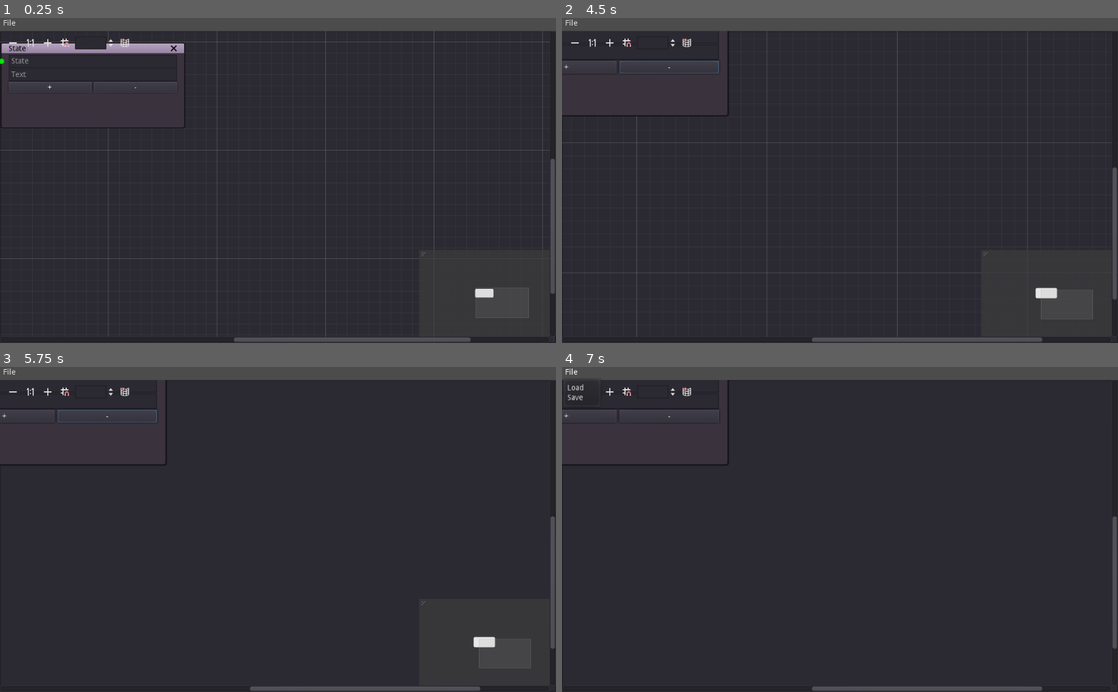
Above: before the commit, frames 1-4 (two rows, left to right).
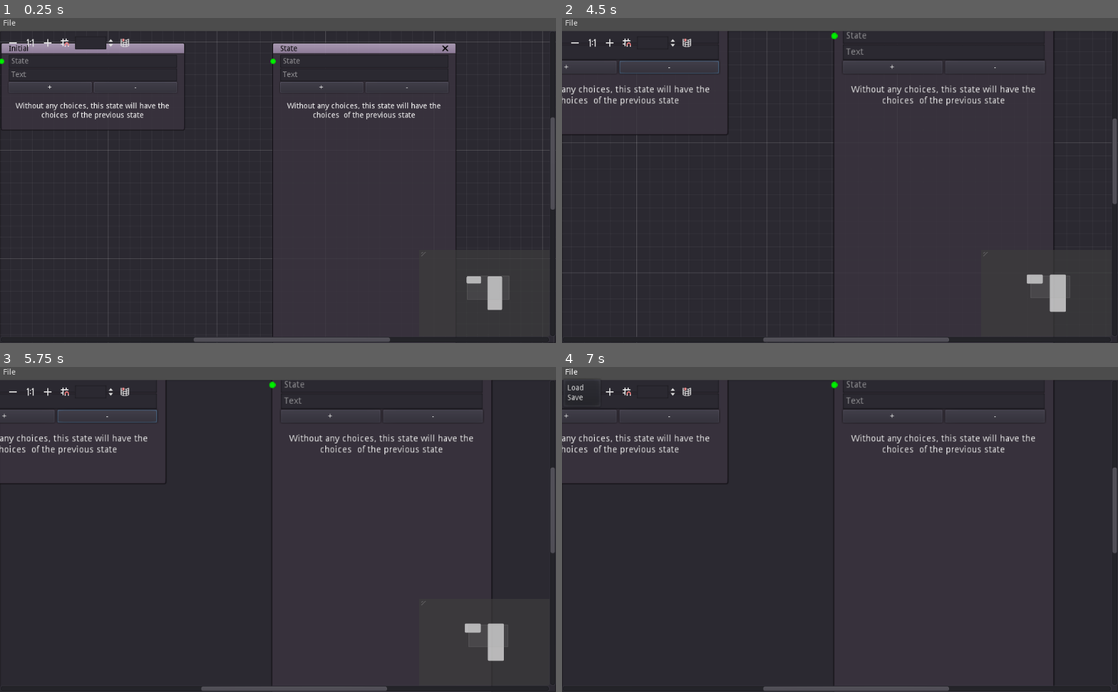
Above: after the commit, the same moments.

Repository: creikey/godot-dialog
Game: Godot game, scene res://Main.tscn
The game is run twice, just before and just after one commit, with the same random seed, the same clock (stepped at 60 frames per second) and the same inputs.
Inputs (mouse positions are in pixels of both pictures, inside the frame that each line leads up to):
- Up to frame 1 (0.25 s): no input
- Up to frame 2 (4.5 s): click (656, 60) at 0.52 s; type "12" at 0.6 s; click (656, 73) at 0.75 s; type "Alex" at 0.83 s; click "+" at 1.25 s; click "-" at 2 s; click "File" at 2.75 s; click (573, 44) at 3.5 s; click (612, 44) at 4.25 s
- Up to frame 3 (5.75 s): click (66, 393) at 5 s
- Up to frame 4 (7 s): click (684, 393) at 5.75 s; click "File" at 6.5 s

The runs differ from the first frame. In frame 1, 3.2% of the frame differs, in the area x 0-100%, y 7-100%; in frame 2, 2.6%; in frame 3, 2.5%; in frame 4, 2.0%.

Commit message:
Add notice label on inherit and working resize

Diff:
--- a/editor/GraphEdit.gd
+++ b/editor/GraphEdit.gd
@@ -1,6 +1,10 @@
 extends GraphEdit
 
-
+var out_dict: Dictionary
 
 func _on_GraphEdit_connection_request(from, from_slot, to, to_slot):
 	connect_node(from, from_slot, to, to_slot)
+
+func export_dict():
+	for node in get_children():
+		pass
--- a/editor/InitialGraphNode.tscn
+++ b/editor/InitialGraphNode.tscn
@@ -2,6 +2,6 @@
 
 [ext_resource path="res://StateGraphNode.tscn" type="PackedScene" id=1]
 
-[node name="InitialGraphNode" index="0" instance=ExtResource( 1 )]
+[node name="InitialGraphNode" instance=ExtResource( 1 )]
 title = "Initial"
 show_close = false
--- a/editor/Main.tscn
+++ b/editor/Main.tscn
@@ -31,7 +31,12 @@
 script = ExtResource( 1 )
 
 [node name="InitialGraphNode" parent="UI/VBoxContainer/GraphEdit" instance=ExtResource( 2 )]
-show_close = false
+margin_right = 342.0
+margin_bottom = 182.0
+resizable = false
 
 [node name="StateGraphNode" parent="UI/VBoxContainer/GraphEdit" instance=ExtResource( 3 )]
+margin_left = 500.0
+margin_right = 842.0
+offset = Vector2( 500, 0 )
 [connection signal="connection_request" from="UI/VBoxContainer/GraphEdit" to="UI/VBoxContainer/GraphEdit" method="_on_GraphEdit_connection_request"]
--- /dev/null
+++ b/editor/NoticeLabel.tscn
@@ -0,0 +1,12 @@
+[gd_scene format=2]
+
+[node name="NoticeLabel" type="Label"]
+margin_left = 16.0
+margin_top = 94.0
+margin_right = 326.0
+margin_bottom = 159.0
+text = "
+Without any choices, this state will have the choices  of the previous state
+"
+align = 1
+autowrap = true
--- a/editor/StateGraphNode.gd
+++ b/editor/StateGraphNode.gd
@@ -1,10 +1,14 @@
 extends GraphNode
 
 const editor_state = preload("res://editor_state.tres")
+const notice_label_pack = preload("res://NoticeLabel.tscn")
 
 var choices: Array = []
+var notice_label = null
+onready var choices_index: int = get_children().size() - 1
 
 func _ready():
+	update_notice_label()
 	set_slot(0, true, 0, editor_state.state_color, false, 0, Color())
 
 func _on_IncrementButton_pressed():
@@ -12,16 +16,30 @@
 	cur_line_edit.placeholder_text = "choice"
 	cur_line_edit.expand_to_text_length = true
 	choices.append(cur_line_edit)
+	update_notice_label()
 	add_child(cur_line_edit)
-	set_slot(2 + choices.size(), false, 0, Color(), true, 0, editor_state.state_color)
-
+	set_slot(choices_index + choices.size(), false, 0, Color(), true, 0, editor_state.state_color)
 
 func _on_DecrementButton_pressed():
 	if choices.size() <= 0:
 		return
-	clear_slot(2 + choices.size())
+	clear_slot(choices_index + choices.size())
 	choices[choices.size() - 1].queue_free()
 	choices.remove(choices.size() - 1)
+	update_notice_label()
 
 func _on_StateGraphNode_close_request():
 	queue_free()
+
+func update_notice_label():
+	if choices.size() > 0:
+		if notice_label != null:
+			notice_label.queue_free()
+			notice_label = null
+	else:
+		notice_label = notice_label_pack.instance()
+		add_child(notice_label)
+
+func _on_StateGraphNode_resize_request(new_minsize):
+	rect_size = new_minsize
+	rect_min_size = new_minsize
--- a/editor/StateGraphNode.tscn
+++ b/editor/StateGraphNode.tscn
@@ -4,11 +4,12 @@
 
 [node name="StateGraphNode" type="GraphNode"]
 margin_top = 20.0
-margin_right = 342.0
-margin_bottom = 182.0
+margin_right = 800.0
+margin_bottom = 820.0
 mouse_filter = 1
 title = "State"
 show_close = true
+resizable = true
 slot/0/left_enabled = false
 slot/0/left_type = 0
 slot/0/left_color = Color( 1, 1, 1, 1 )
@@ -32,35 +33,37 @@
 [node name="StateLineEdit" type="LineEdit" parent="."]
 margin_left = 16.0
 margin_top = 24.0
-margin_right = 326.0
+margin_right = 784.0
 margin_bottom = 48.0
 placeholder_text = "State"
 
 [node name="TextLineEdit" type="LineEdit" parent="."]
 margin_left = 16.0
 margin_top = 48.0
-margin_right = 326.0
+margin_right = 784.0
 margin_bottom = 72.0
 placeholder_text = "Text"
 
 [node name="IncrementDecrement" type="HBoxContainer" parent="."]
+editor/display_folded = true
 margin_left = 16.0
 margin_top = 73.0
-margin_right = 326.0
+margin_right = 784.0
 margin_bottom = 93.0
 
 [node name="IncrementButton" type="Button" parent="IncrementDecrement"]
-margin_right = 153.0
+margin_right = 382.0
 margin_bottom = 20.0
 size_flags_horizontal = 3
 text = "+"
 
 [node name="DecrementButton" type="Button" parent="IncrementDecrement"]
-margin_left = 157.0
-margin_right = 310.0
+margin_left = 386.0
+margin_right = 768.0
 margin_bottom = 20.0
 size_flags_horizontal = 3
 text = "-"
 [connection signal="close_request" from="." to="." method="_on_StateGraphNode_close_request"]
+[connection signal="resize_request" from="." to="." method="_on_StateGraphNode_resize_request"]
 [connection signal="pressed" from="IncrementDecrement/IncrementButton" to="." method="_on_IncrementButton_pressed"]
 [connection signal="pressed" from="IncrementDecrement/DecrementButton" to="." method="_on_DecrementButton_pressed"]
